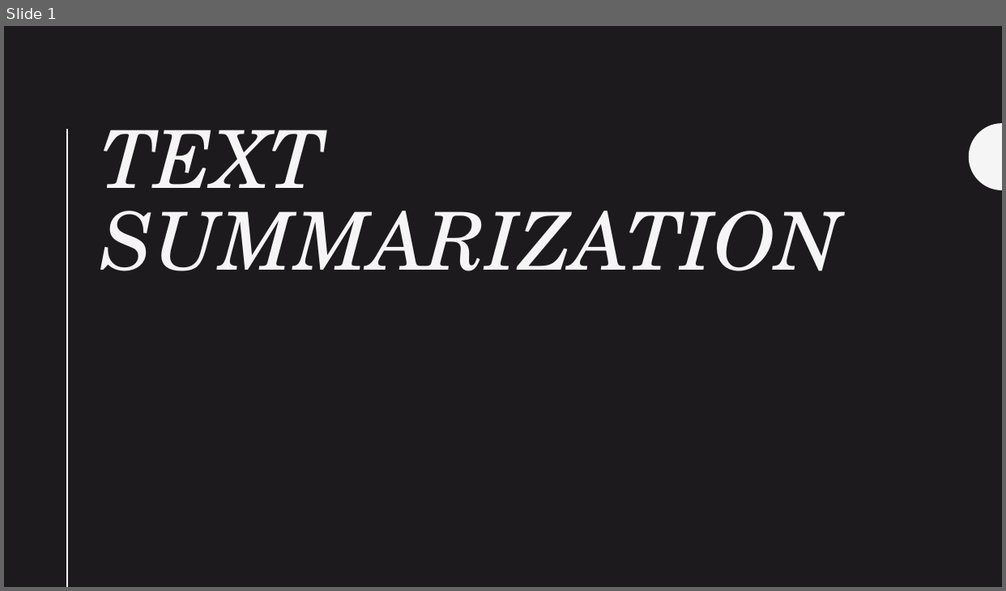
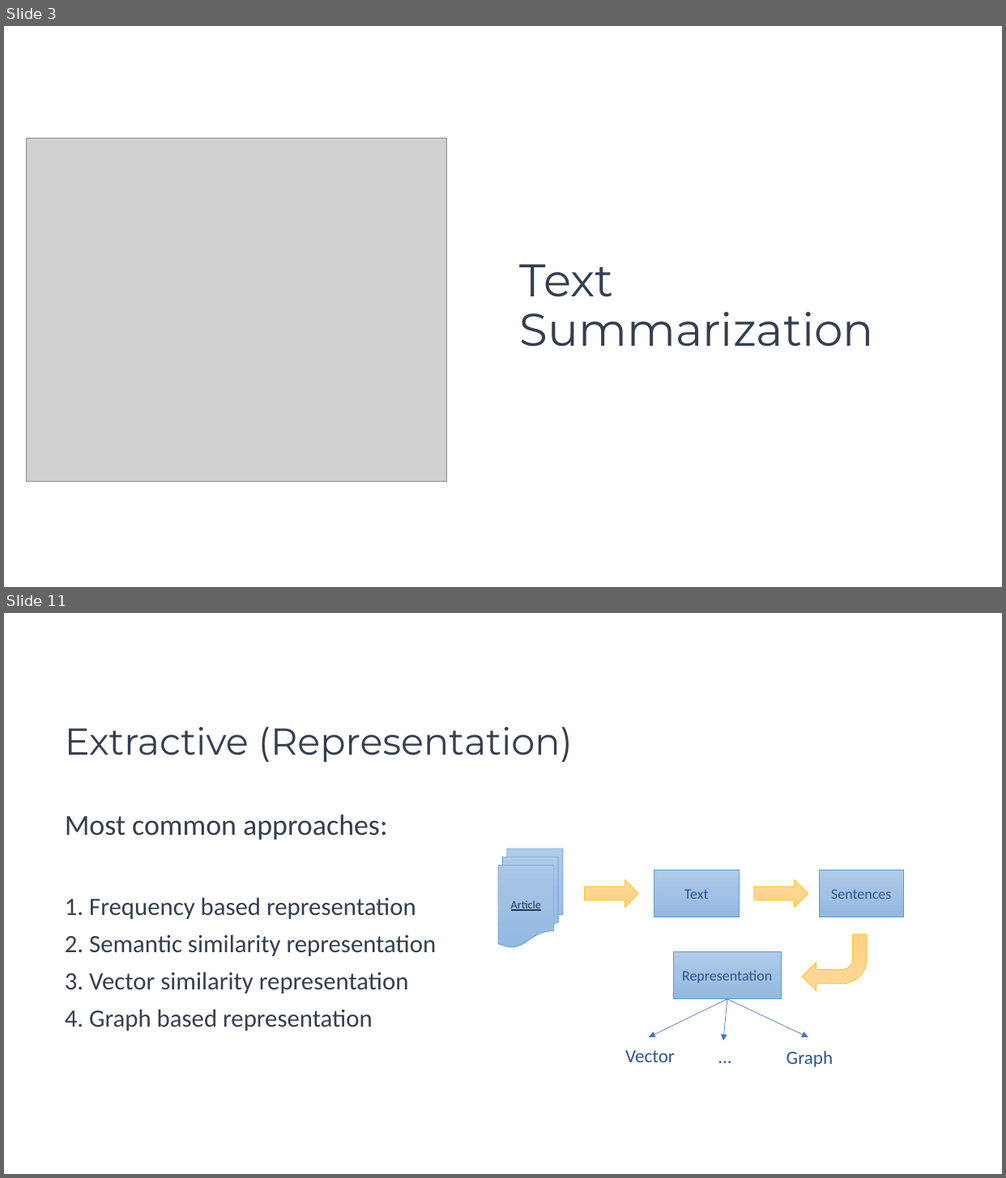
Before and after one commit to mhserry/F21AA, a slide deck: CW2/Submission/Text Summarization.pptx. Shown one above the other, each under a label of ours: slide 1 before the commit, slides 3 and 11 after it; the slides between them are not shown. The pictures are 1006x591 and 1006x1178 pixels, drawn with LibreOffice and Linux fonts; fonts in the diff are those of the drawing; grey boxes stand for pictures. Boxes give left, top, right and bottom in pixels: in the first picture for what was removed or moved away, otherwise in the second. Text is boxed around its words. In the diff, an @@ line names an element or a change of style, - is before the commit and + after.

```diff
--- a/CW2/Submission/Text Summarization.pptx
+++ b/CW2/Submission/Text Summarization.pptx
@@ slide 11 added at box(4, 613, 1002, 1174), background #FFFFFF @@
@@ title added at box(65, 726, 573, 762), 36 pt, text #333F50 @@
+Extractive (Representation)
@@ text added at box(65, 815, 437, 1031), 24 pt, text #333F50 @@
+Most common approaches:
+1. Frequency based representation
+2. Semantic similarity representation
+3. Vector similarity representation
+4. Graph based representation
@@ flow chart multidocument added at box(498, 849, 563, 948), fill gradient #B1CBE9 to #A3C1E5 to #93B9E4, outline #5B9BD5 0.5 pt, 11 pt, text #203864, underline @@
+Article
@@ rectangle added at box(654, 870, 739, 917), fill gradient #B1CBE9 to #A3C1E5 to #93B9E4, outline #5B9BD5 0.5 pt, 14 pt, text #2F5597 @@
+Text
@@ rectangle added at box(819, 870, 904, 917), fill gradient #B1CBE9 to #A3C1E5 to #93B9E4, outline #5B9BD5 0.5 pt, 14 pt, text #2F5597 @@
+Sentences
@@ right arrow added at box(584, 880, 638, 908), fill gradient #FFDB9E to #FFD590 to #FFD07C, outline #FFC000 0.5 pt @@
@@ right arrow added at box(754, 880, 808, 908), fill gradient #FFDB9E to #FFD590 to #FFD07C, outline #FFC000 0.5 pt @@
@@ rectangle added at box(673, 952, 781, 999), fill gradient #B1CBE9 to #A3C1E5 to #93B9E4, outline #5B9BD5 0.5 pt, 14 pt, text #2F5597 @@
+Representation
@@ bent arrow added at box(802, 934, 867, 991), fill gradient #FFDB9E to #FFD590 to #FFD07C, outline #FFC000 0.5 pt @@
@@ arrow added from (727, 999) to (649, 1037), #4472C4 0.5 pt @@
@@ arrow added from (727, 999) to (723, 1041), #4472C4 0.5 pt @@
@@ arrow added from (727, 999) to (808, 1037), #4472C4 0.5 pt @@
@@ text added at box(711, 1041, 781, 1071), 18 pt, text #2F5597 @@
+…
@@ text added at box(625, 1050, 675, 1063), 18 pt, text #2F5597 @@
+Vector
@@ text added at box(786, 1051, 833, 1067), 18 pt, text #2F5597 @@
+Graph
@@ what was slide 1 is now slide 3 @@
@@ slide 3 changed as well @@
@@ background #1D1A1D to #FFFFFF @@
@@ picture added at box(27, 139, 447, 482) @@
@@ line removed from (68, 130) to (68, 587) @@
@@ freeform shape removed at box(969, 123, 1002, 190) @@
@@ title "Text Summarization" at box(520, 264, 874, 347): vertical alignment top to middle @@
@@ title at box(520, 264, 874, 347): text changed; size 77 to 44 pt; font TeX Gyre Schola to Montserrat; text colour #F5F5F5 to #333F50; italic off @@
-TEXT SUMMARIZATION
+Text Summarization
```
Also in this commit, not shown: 1 other slide changed, 23 other slides added, 8 slides removed, 3 other files.
